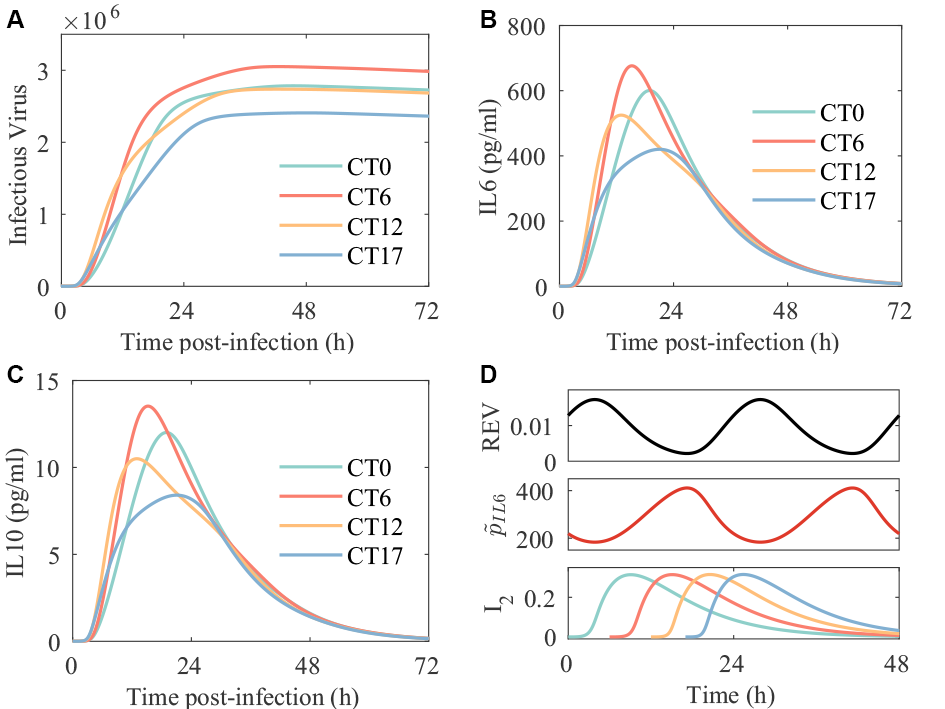
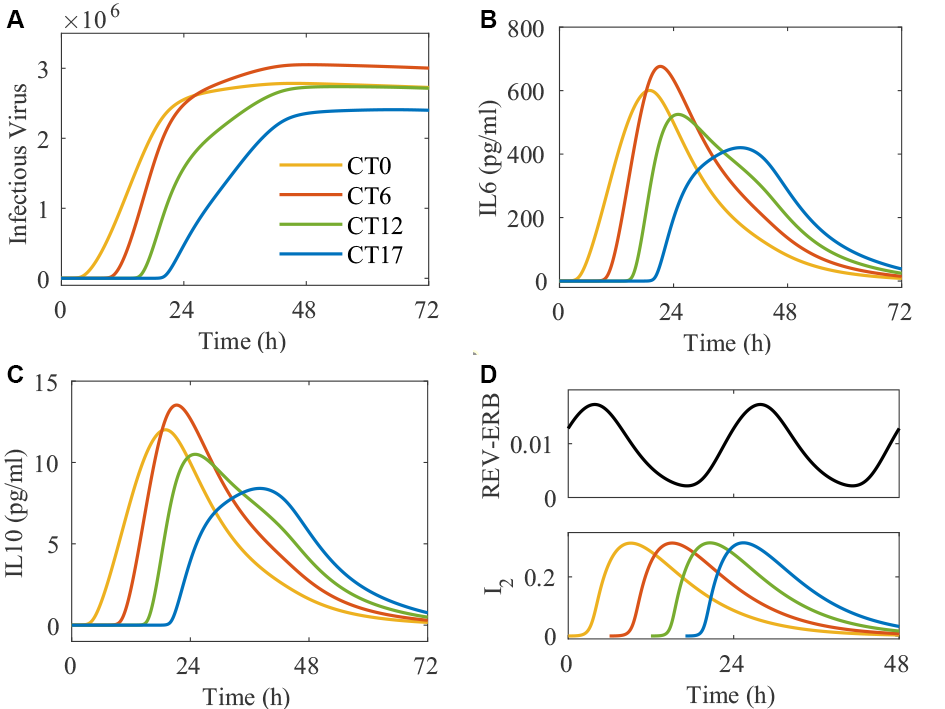
Two versions of the same layered image (w=945, h=709). Layer-by-layer changes:
painted on "Fig5D" over [482,390,901,647]
painted on "Fig5C" over [4,373,439,709]
painted on "Fig5B" over [473,18,912,355]
painted on "Fig5A" over [8,3,439,354]
